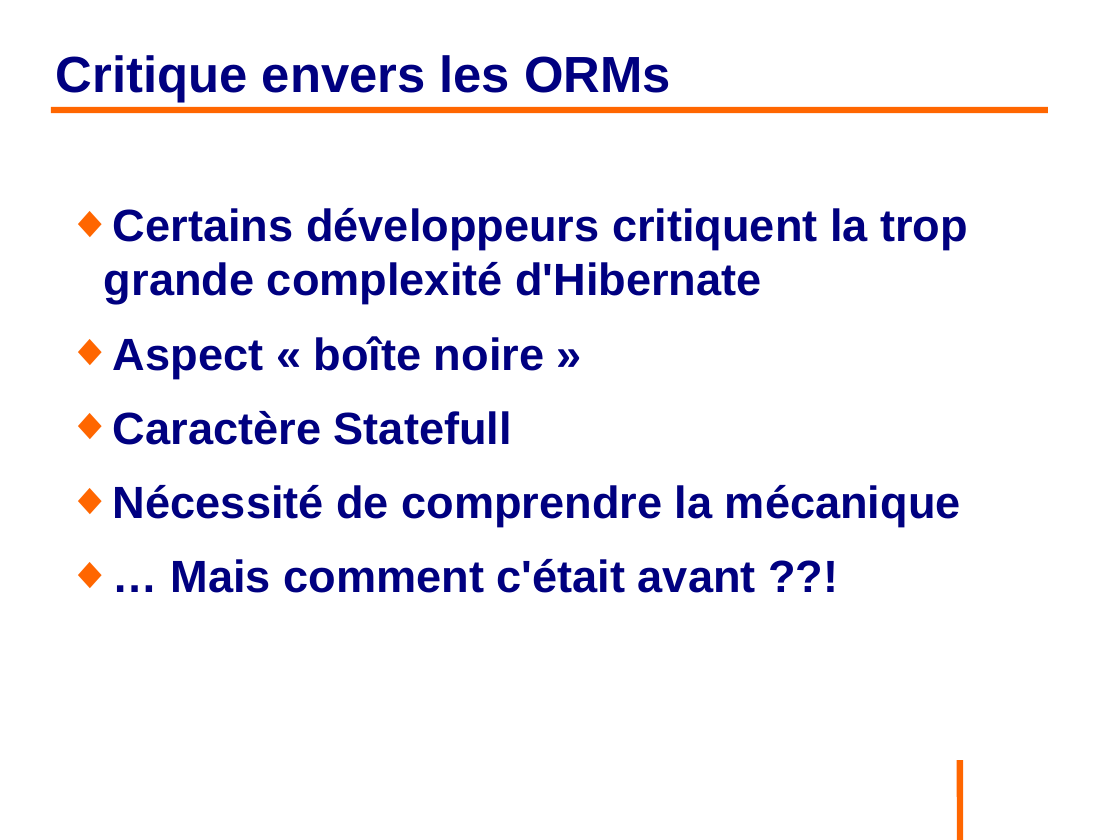
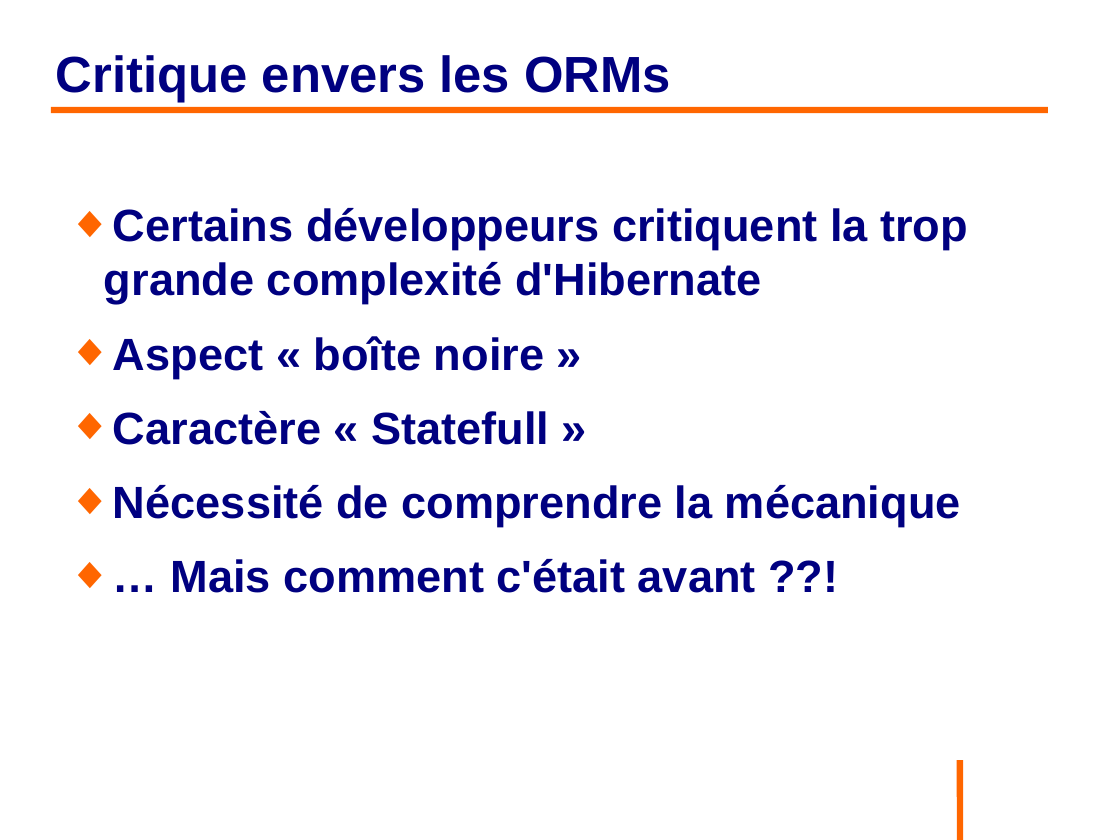
Before and after one commit to philphils/formation-hibernate-basique, a slide deck: slide 13 of Documentation/diapo_formation_hibernate.odp. Drawn at 1120x840 pixels with LibreOffice and Linux fonts; fonts in the diff are those of the drawing; background and template pictures are left out. Boxes give left, top, right and bottom in pixels: in the first picture for what was removed or moved away, otherwise in the second. Text is boxed around its words. In the diff, an @@ line names an element or a change of style, - is before the commit and + after.

```diff
--- a/Documentation/diapo_formation_hibernate.odp
+++ b/Documentation/diapo_formation_hibernate.odp
@@ text at [113,411,549,445]: text changed @@
-◆ Caractère Statefull
+◆ Caractère « Statefull »
```
Also in this commit, not shown: 4 other slides changed.
